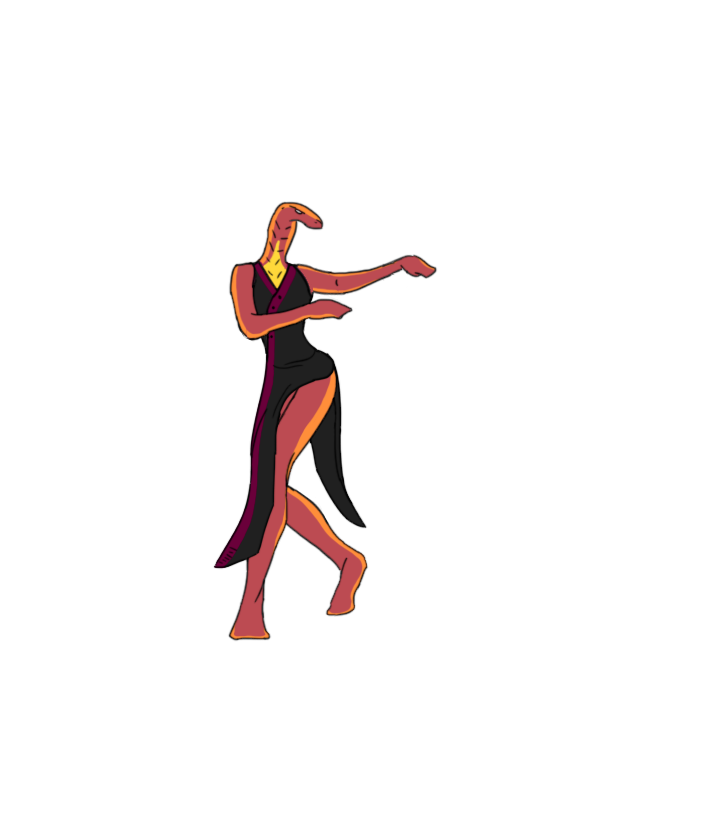
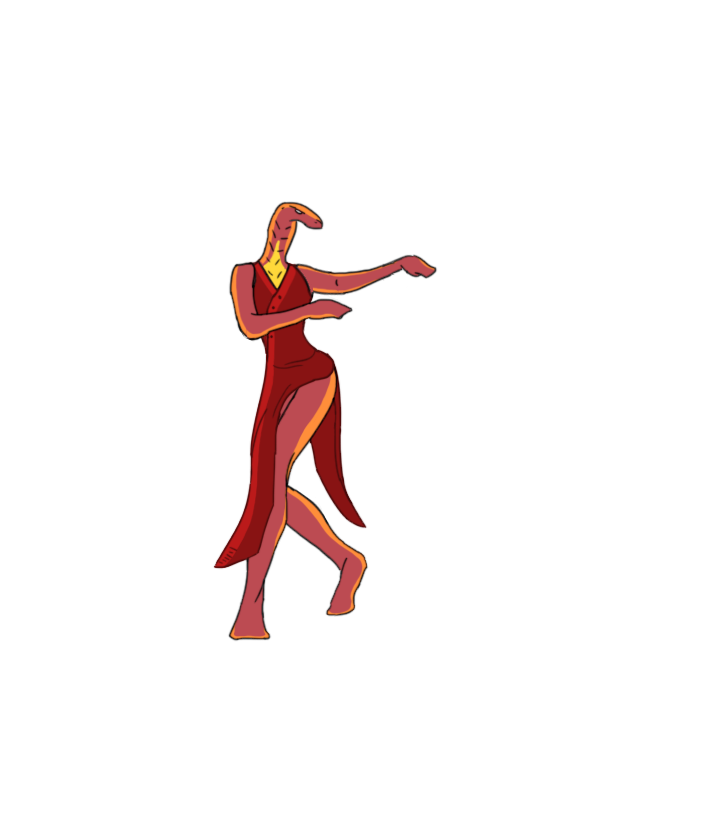
Comparing the layer stacks of the two (712, 832) images. Changes:
added group "bones alt" with 12 layers above "bones" over [213, 259, 367, 569]
added layer "head" (1st of 2, in "bones alt") in group "bones alt" over [255, 259, 303, 273]
added layer "r l arm" (1st of 2, in "bones alt") in group "bones alt" over [252, 286, 313, 342]
added layer "r u arm" (1st of 2, in "bones alt") in group "bones alt" over [248, 261, 263, 342]
added layer "chest" (1st of 2, in "bones alt") in group "bones alt" over [248, 259, 321, 376]
added layer "l u arm" (1st of 2, in "bones alt") in group "bones alt" over [289, 263, 313, 298]
added layer "s front" (1st of 2, in "bones alt") in group "bones alt" over [213, 348, 336, 569]
added layer "l l leg" (1st of 2, in "bones alt") in group "bones alt" over [227, 455, 277, 568]
added layer "l u leg" (1st of 2, in "bones alt") in group "bones alt" over [259, 353, 339, 492]
added layer "r l leg" (1st of 2, in "bones alt") in group "bones alt" over [253, 474, 367, 557]
renamed "s back" to "r u leg", moved it into group "bones alt", painted on it over [250, 351, 367, 529]
added layer "s back" (1st of 2, in "bones alt") in group "bones alt" over [296, 352, 367, 529]
hid group "bones" (12 layers) over [213, 259, 367, 569]
painted on "chest" (2nd of 2, in "bones") over [248, 259, 319, 376]
painted on "s front" (2nd of 2, in "bones") over [214, 349, 335, 569]
